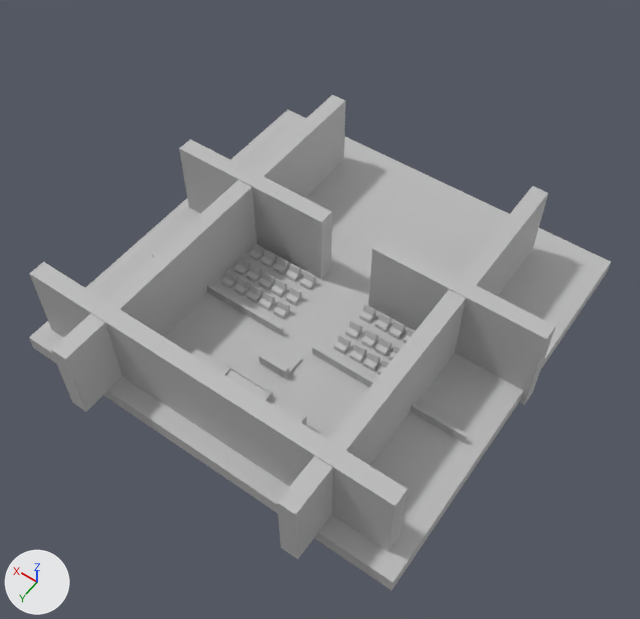
The FBX model GAT315_PROJECT2_RUST/Assets/Resources/FBX/CourtRoom.fbx as it was, and as the next commit left it.
Before and after are seen from a 50 mm camera at (-0.183, 0.266, 0.407) aimed at (0.001, 0.009, 0.003). Every picture has the same lights, and +X, +Y and +Z are marked at lower left. Where no turn or scale is listed for an object, it has been applied to the vertices.

Names of what the first picture shows: 'Floor', 'PedFence', 'Wall', 'Wall1', 'Wall2', 'Wall3', 'Wall4'.
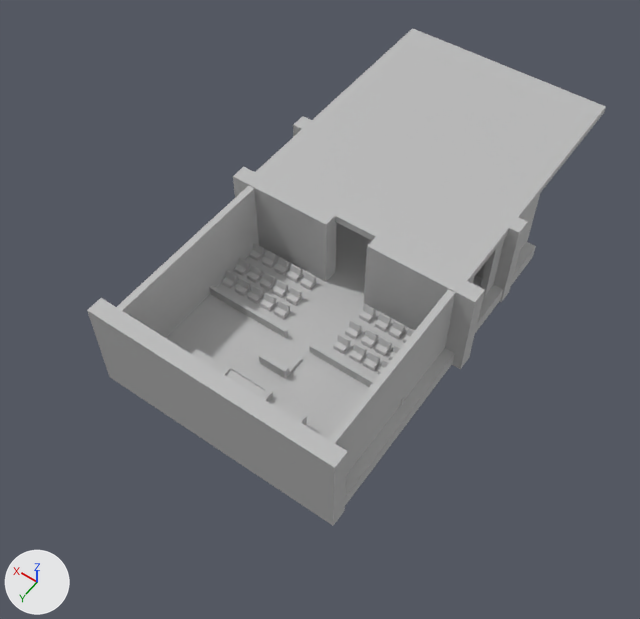
Where the change shows, as pixel boxes [x1, y1, x2, y2] in the pictures (640 x 619 px):
'Floor', rescaled
    before: [29, 110, 611, 591]
    after: [166, 223, 536, 505]
'Ceiling', added
    after: [256, 28, 606, 282]
'Wall4', moved, rescaled (31% narrower, 21% shorter)
    before: [29, 262, 408, 552]
    after: [87, 298, 348, 526]
'Wall', moved, rescaled
    before: [51, 95, 346, 412]
    after: [117, 186, 259, 338]
'Wall1', moved, rescaled
    before: [277, 186, 548, 559]
    after: [328, 277, 474, 475]
'Wall3', moved, rescaled (35% narrower, 20% shorter)
    before: [368, 238, 556, 405]
    after: [364, 235, 485, 369]
'Wall2', moved, rescaled (32% narrower, 18% shorter)
    before: [179, 139, 332, 280]
    after: [233, 167, 337, 282]
'Wall5', added
    after: [293, 116, 528, 302]
'PedFence', moved, rescaled (39% narrower, 36% shorter)
    before: [312, 346, 468, 443]
    after: [309, 344, 404, 406]
'Wall6', added
    after: [480, 194, 540, 295]

The change, as a diff of the scene's bpy script:
```diff
--- a/GAT315_PROJECT2_RUST/Assets/Resources/FBX/CourtRoom.fbx.py
+++ b/GAT315_PROJECT2_RUST/Assets/Resources/FBX/CourtRoom.fbx.py
@@ me_mesh_055 @@
+me_mesh_055.from_pydata(...)  # a box spanning x -0.002..0.002, y -0.0267..0.0267, z -0.0243..0.0243
+me_mesh_055.materials.append(mat_phong1)  # grey #bcbcbc
@@ me_mesh_054 @@
+me_mesh_054.from_pydata(...)  # a box spanning x -0.076..0.076, y -0.005..0.005, z -0.03..0.03
+me_mesh_054.materials.append(mat_phong1)  # grey #bcbcbc
@@ me_mesh_053 @@
+me_mesh_053.from_pydata(...)  # a box spanning x -0.07..0.07, y -0.086..0.086, z -0.002..0.002
+me_mesh_053.materials.append(mat_phong1)  # grey #bcbcbc
@@ ob_floor @@
 ob_floor.rotation_euler = (1.571, 0.0, 0.0)  # degrees (90, 0, 0)
-ob_floor.scale = (0.242, 0.01, 0.242)
+ob_floor.scale = (0.157, 0.01, 0.212)
@@ ob_wall2 @@
 ob_wall2 = bpy.data.objects.new('Wall2', me_mesh_004)
-ob_wall2.location = (0.0634, -0.0136, 0.0236)
+ob_wall2.location = (0.0417, -0.0136, 0.0236)
 ob_wall2.rotation_euler = (1.571, 0.0, 0.0)  # degrees (90, 0, 0)
-ob_wall2.scale = (0.103, 0.0607, 0.01)
+ob_wall2.scale = (0.0655, 0.0607, 0.01)
@@ ob_wall1 @@
 ob_wall1 = bpy.data.objects.new('Wall1', me_mesh_003)
-ob_wall1.location = (-0.0735, 0.0179, 0.029)
+ob_wall1.location = (-0.0703, 0.0373, 0.029)
 ob_wall1.rotation_euler = (1.571, 0.0, 0.0)  # degrees (90, 0, 0)
-ob_wall1.scale = (0.01, 0.0486, 0.239)
+ob_wall1.scale = (0.00409, 0.0486, 0.135)
@@ ob_wall @@
 ob_wall = bpy.data.objects.new('Wall', me_mesh_002)
-ob_wall.location = (0.0654, 0.0176, 0.029)
+ob_wall.location = (0.0608, 0.037, 0.029)
 ob_wall.rotation_euler = (1.571, 0.0, 0.0)  # degrees (90, 0, 0)
-ob_wall.scale = (0.01, 0.0486, 0.239)
+ob_wall.scale = (0.00409, 0.0486, 0.135)
@@ ob_wall3 @@
 ob_wall3 = bpy.data.objects.new('Wall3', me_mesh_005)
-ob_wall3.location = (-0.0726, -0.0136, 0.0236)
+ob_wall3.location = (-0.0509, -0.0136, 0.0236)
 ob_wall3.rotation_euler = (1.571, 0.0, 0.0)  # degrees (90, 0, 0)
-ob_wall3.scale = (0.103, 0.0607, 0.01)
+ob_wall3.scale = (0.0661, 0.0607, 0.01)
@@ ob_wall4 @@
 ob_wall4 = bpy.data.objects.new('Wall4', me_mesh_006)
-ob_wall4.location = (0.0017, 0.1048, 0.0236)
+ob_wall4.location = (-0.0033, 0.1048, 0.0236)
 ob_wall4.rotation_euler = (1.571, 0.0, 0.0)  # degrees (90, 0, 0)
-ob_wall4.scale = (0.226, 0.0607, 0.01)
+ob_wall4.scale = (0.152, 0.0607, 0.01)
@@ ob_pedfence @@
 ob_pedfence = bpy.data.objects.new('PedFence', me_mesh_019)
-ob_pedfence.location = (-0.0631, 0.0369, 0.0061)
+ob_pedfence.location = (-0.043, 0.0369, 0.0061)
 ob_pedfence.rotation_euler = (1.571, 0.0, 0.0)  # degrees (90, 0, 0)
-ob_pedfence.scale = (0.0966, 0.01, 0.00179)
+ob_pedfence.scale = (0.0601, 0.01, 0.00179)
@@ ob_wall6 @@
+ob_wall6 = bpy.data.objects.new('Wall6', me_mesh_055)
+ob_wall6.location = (-0.0703, -0.0809, 0.029)
@@ ob_wall5 @@
+ob_wall5 = bpy.data.objects.new('Wall5', me_mesh_054)
+ob_wall5.location = (-0.0033, -0.0695, 0.0236)
@@ ob_ceiling @@
+ob_ceiling = bpy.data.objects.new('Ceiling', me_mesh_053)
+ob_ceiling.location = (-0.0036, -0.1034, 0.0516)
```
